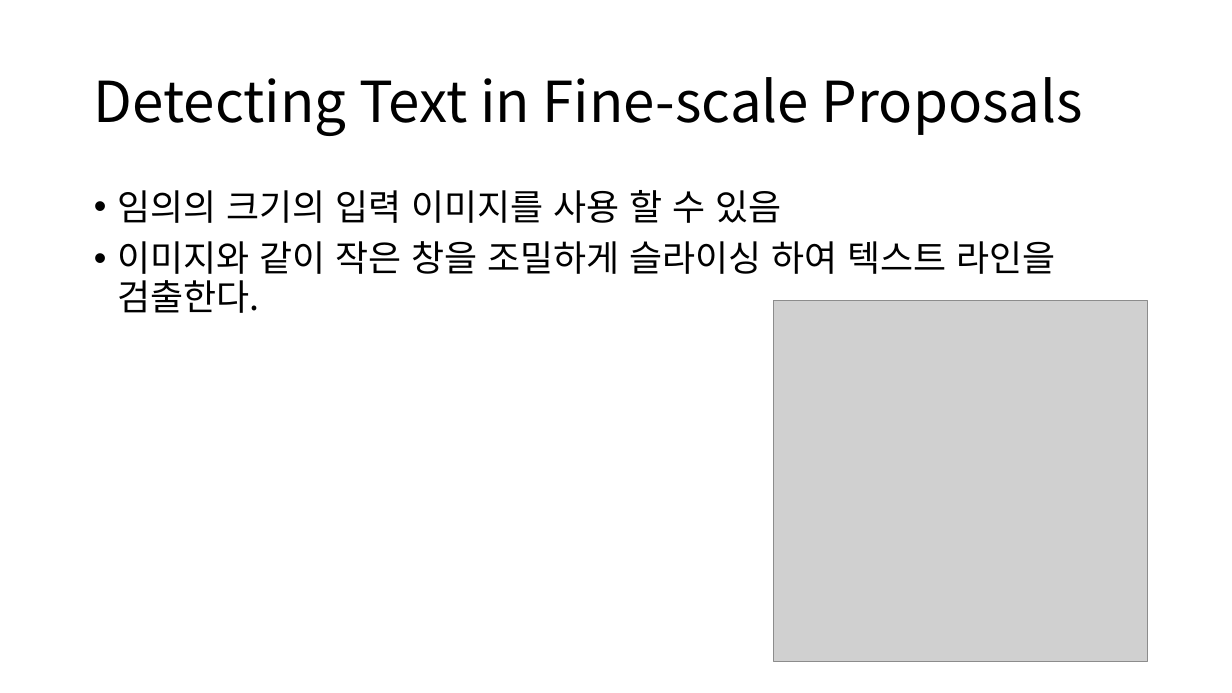
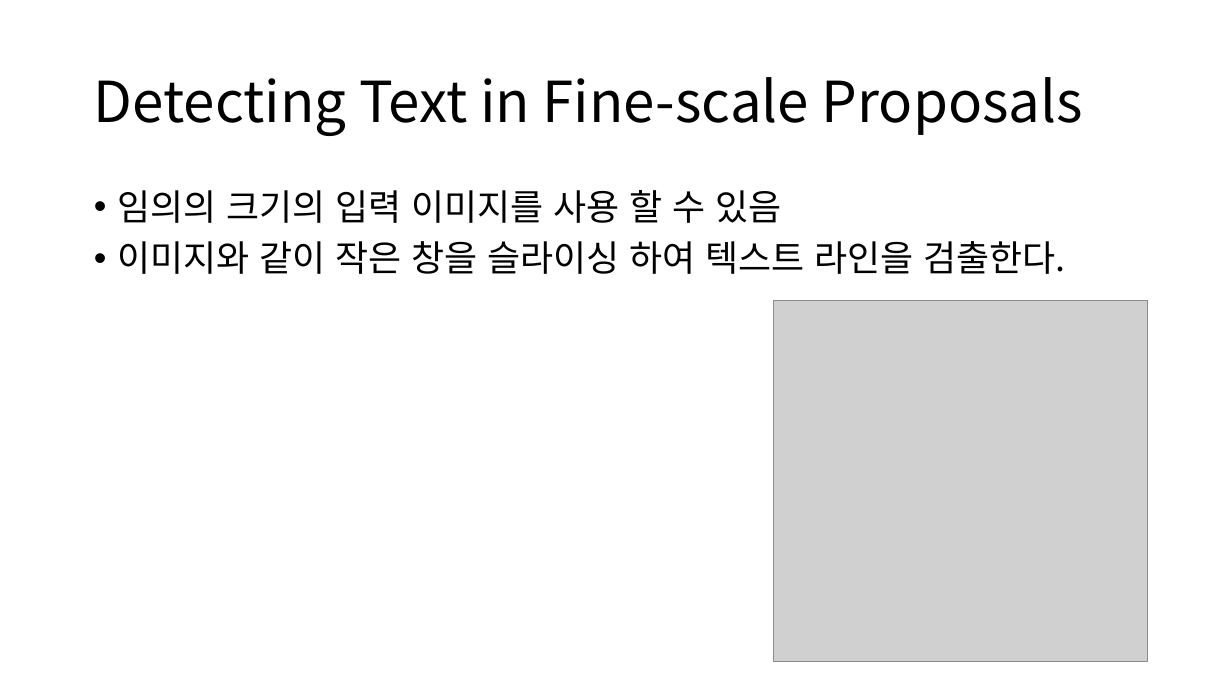
Before and after one commit to GreenGarnets/seminarPPTs, a slide deck: slide 2 of CTPN 2.pptx. Drawn at 1232x693 pixels with LibreOffice and Linux fonts; fonts in the diff are those of the drawing; grey boxes stand for pictures. Boxes give left, top, right and bottom in pixels: in the first picture for what was removed or moved away, otherwise in the second. Text is boxed around its words. In the diff, an @@ line names an element or a change of style, - is before the commit and + after.

```diff
--- a/CTPN 2.pptx
+++ b/CTPN 2.pptx
@@ text at [117,241,1066,274]: text changed @@
-• 이미지와 같이 작은 창을 조밀하게 슬라이싱 하여 텍스트 라인을 검출한다.
+• 이미지와 같이 작은 창을 슬라이싱 하여 텍스트 라인을 검출한다.
```
Also in this commit, not shown: 1 other slide changed, 3 slides added.
